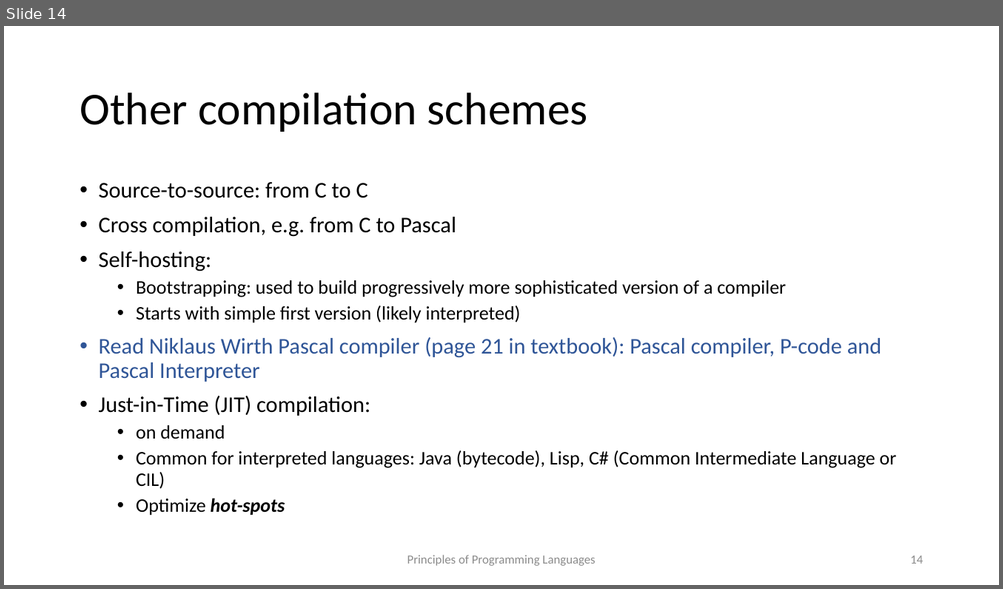
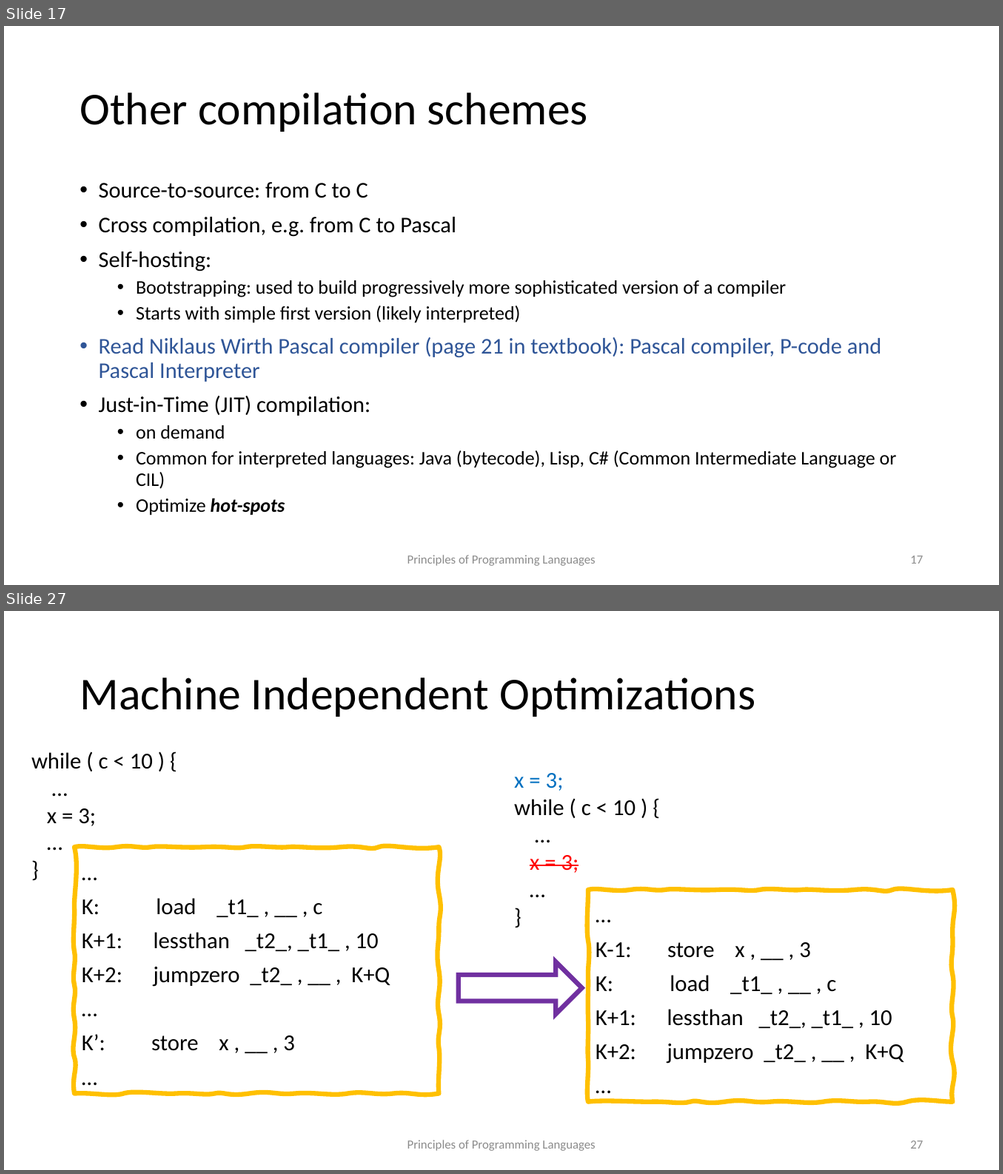
Before and after one commit to kongm/pl-design, a slide deck: introduction.pptx. Shown one above the other, each under a label of ours: slide 14 before the commit, slides 17 and 27 after it; the slides between them are not shown. The pictures are 1003x589 and 1003x1174 pixels, drawn with LibreOffice and Linux fonts; fonts in the diff are those of the drawing. Boxes give left, top, right and bottom in pixels: in the first picture for what was removed or moved away, otherwise in the second. Text is boxed around its words. In the diff, an @@ line names an element or a change of style, - is before the commit and + after.

```diff
--- a/introduction.pptx
+++ b/introduction.pptx
@@ slide 27 added at (4,611,999,1170), background #FFFFFF @@
@@ title added at (79,678,755,717), 44 pt, text #000000 @@
+Machine Independent Optimizations
@@ text added at (31,752,153,826), 22 pt, text #000000 @@
+while ( c < 10 ) {
+…
+x = 3;
+…
+}
@@ text added at (514,773,635,873), 22 pt, text #000000 @@
+x = 3;
+while ( c < 10 ) {
+…
+x = 3;
+…
+}
@@ freeform shape added at (74,848,438,1094), outline #FFC000 4.5 pt, 22 pt, text #000000 @@
+…
+K: load _t1_ , __ , c
+K+1: lessthan _t2_, _t1_ , 10
+K+2: jumpzero _t2_ , __ , K+Q
+…
+K’: store x , __ , 3
+…
@@ freeform shape added at (588,890,952,1102), outline #FFC000 4.5 pt, 22 pt, text #000000 @@
+…
+K-1: store x , __ , 3
+K: load _t1_ , __ , c
+K+1: lessthan _t2_, _t1_ , 10
+K+2: jumpzero _t2_ , __ , K+Q
+…
@@ right arrow added at (458,963,581,1014), outline #7030A0 4.5 pt @@
@@ text added at (407,1140,595,1151), 12 pt, text #8C8C8C @@
+Principles of Programming Languages
@@ page number added at (910,1141,922,1149), 12 pt, text #8C8C8C @@
+27
@@ what was slide 14 is now slide 17 @@
@@ page number at (910,556,922,564): text changed @@
-14
+17
```
Also in this commit, not shown: 1 slide changed, 12 other slides added, 1 slide removed, 2 other files.
